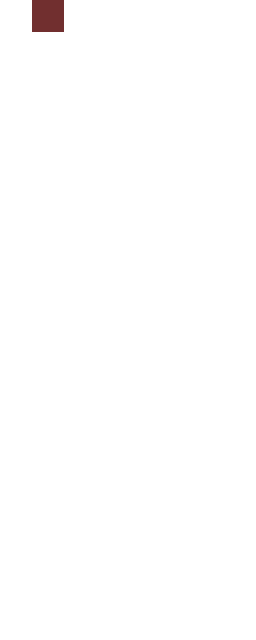
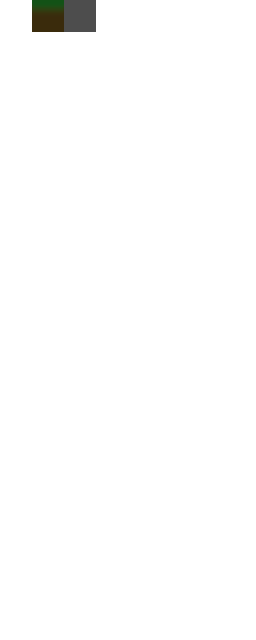
Comparing the layer stacks of the two (256, 640) images. Changes:
added layer "003-wall-tile" above "002-solid-tile-grass" over [64, 0, 96, 32]
renamed "002-solid-tile" to "002-solid-tile-grass", painted on it over [32, 0, 64, 32]
